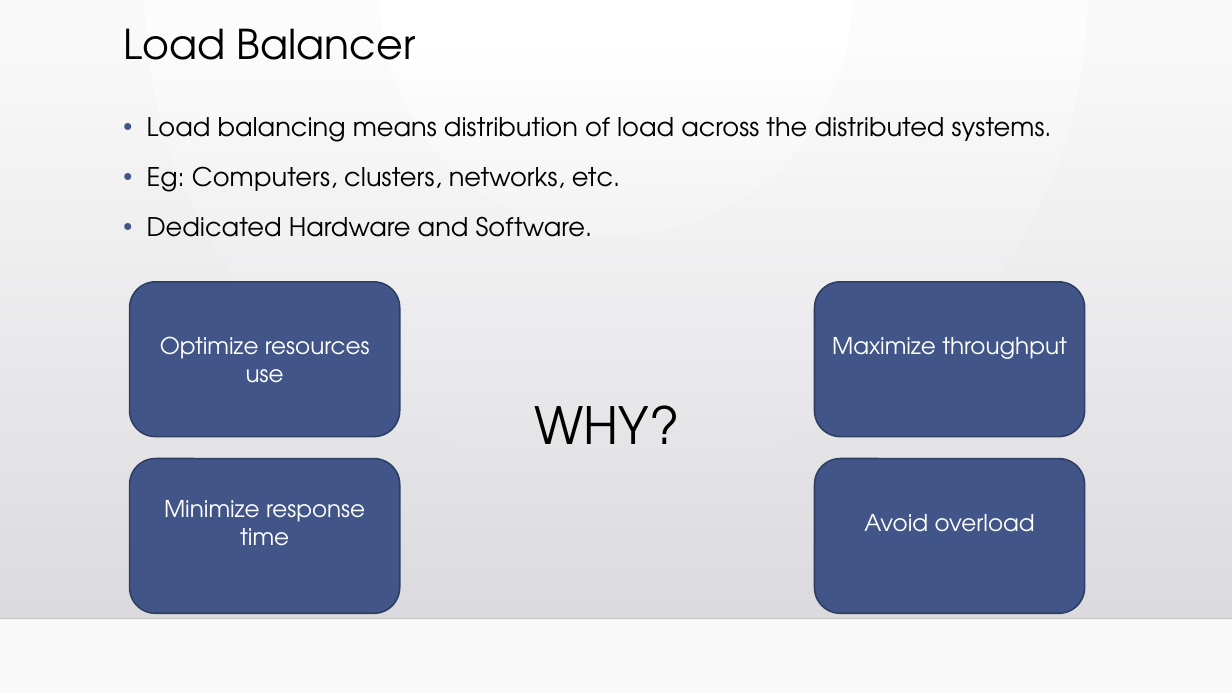
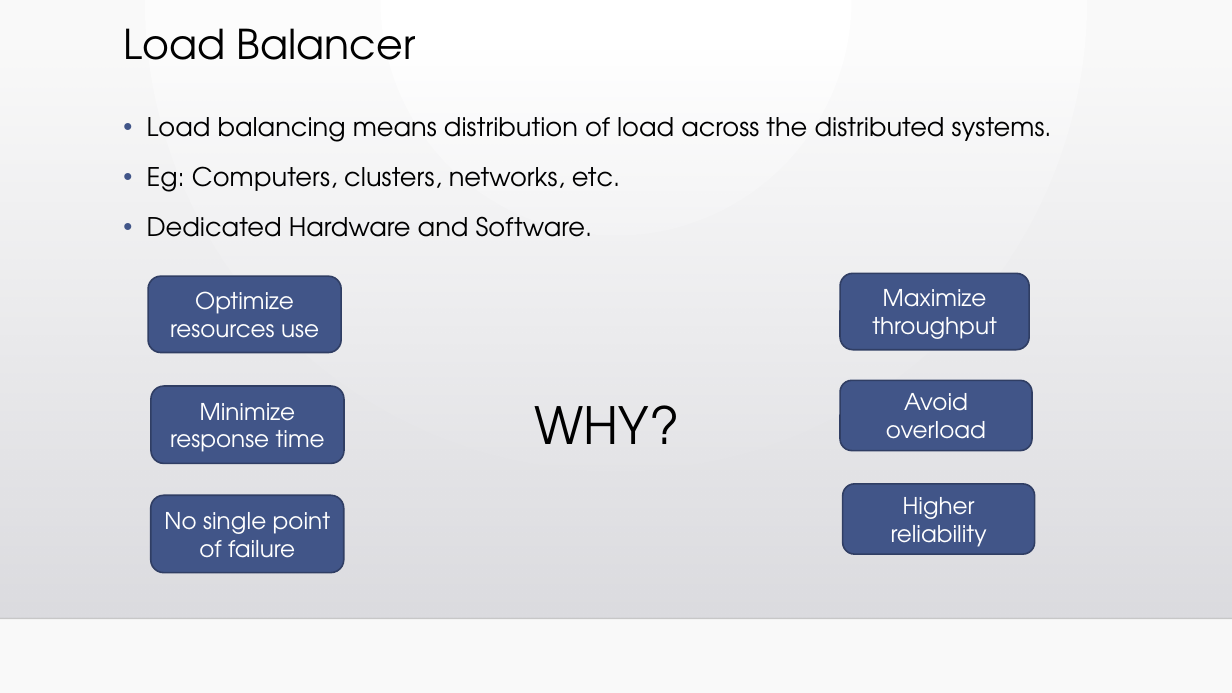
Before and after one commit to shishirkulkarni/DistributedSystems, a slide deck: slide 1 of Homework 9 - Distributed Applications/load_balancer.pptx. Drawn at 1232x693 pixels with LibreOffice and Linux fonts; fonts in the diff are those of the drawing; background and template pictures are left out. Boxes give left, top, right and bottom in pixels: in the first picture for what was removed or moved away, otherwise in the second. Text is boxed around its words. In the diff, an @@ line names an element or a change of style, - is before the commit and + after.

```diff
--- a/Homework 9 - Distributed Applications/load_balancer.pptx
+++ b/Homework 9 - Distributed Applications/load_balancer.pptx
@@ rounded rectangle "Optimize resources use": place and size @@
-rounded rectangle "Optimize resources use" at (129, 282, 399, 436)
+rounded rectangle "Optimize resources use" at (148, 276, 341, 353)
@@ rounded rectangle "Maximize throughput": place and size @@
-rounded rectangle "Maximize throughput" at (815, 282, 1085, 436)
+rounded rectangle "Maximize throughput" at (840, 274, 1030, 350)
@@ rounded rectangle "Minimize response time": place and size @@
-rounded rectangle "Minimize response time" at (129, 458, 399, 613)
+rounded rectangle "Minimize response time" at (151, 386, 344, 464)
@@ rounded rectangle "Avoid overload": place and size @@
-rounded rectangle "Avoid overload" at (815, 458, 1085, 613)
+rounded rectangle "Avoid overload" at (840, 381, 1032, 451)
@@ rounded rectangle added at (151, 495, 344, 573), fill #415588, outline #303F65 1.25 pt, 18 pt, text #FFFFFF @@
+No single point of failure
@@ rounded rectangle added at (843, 484, 1035, 555), fill #415588, outline #303F65 1.25 pt, 18 pt, text #FFFFFF @@
+Higher reliability
```
Also in this commit, not shown: 4 other slides changed, 8 slides added, 1 slide removed.
